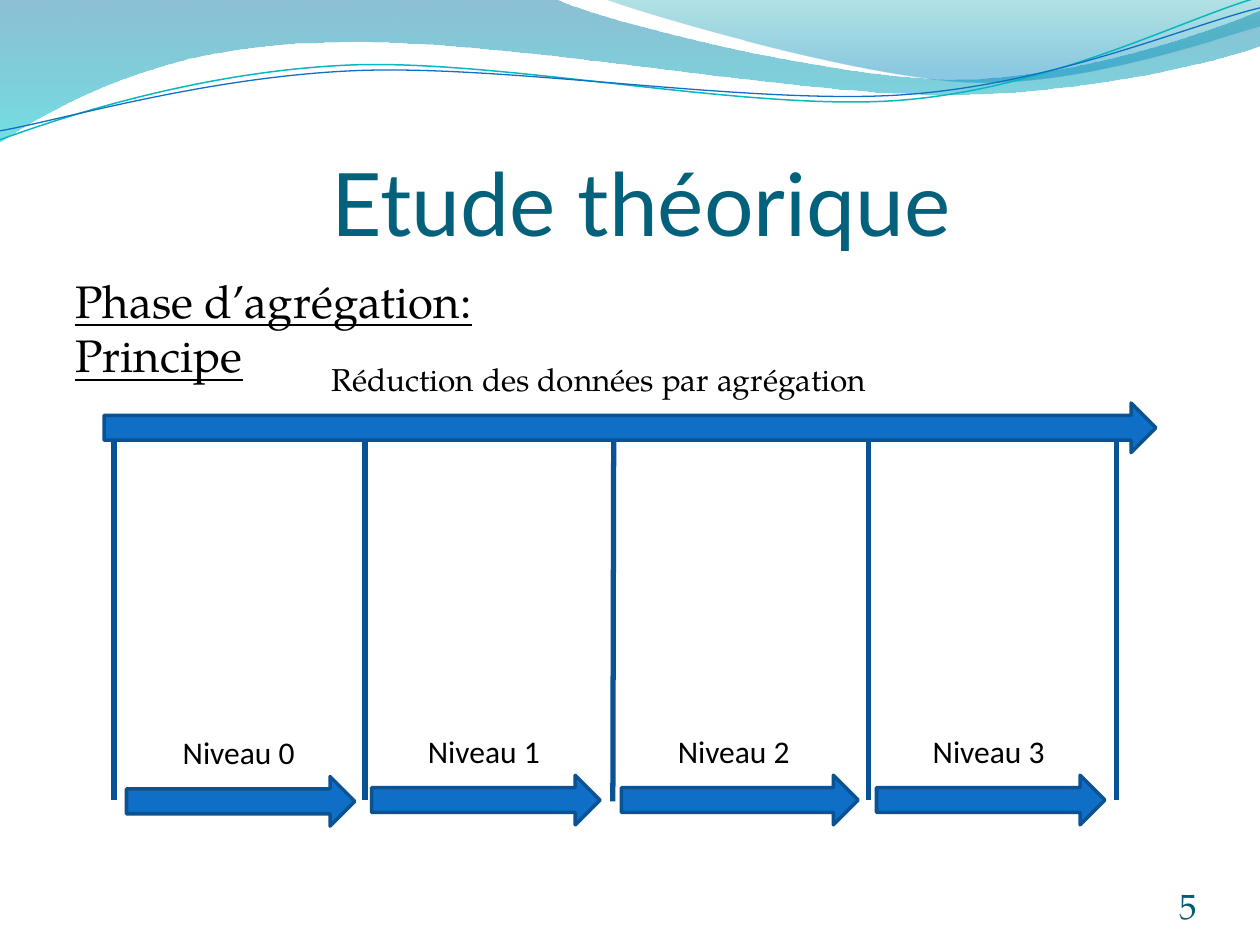
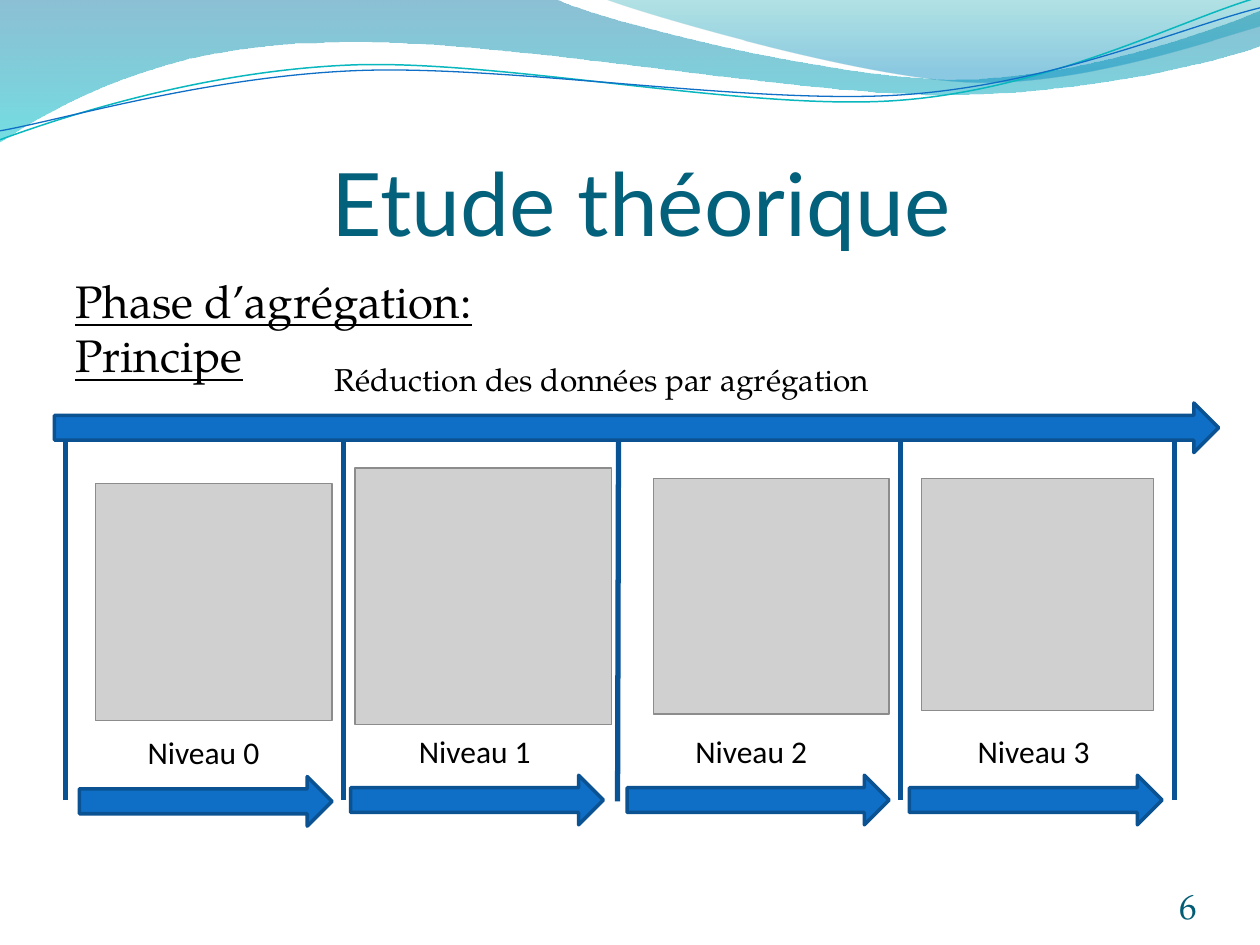
Before and after one commit to rogelja/Projet, a slide deck: slide 6 of PowerPoint/Présentation soutenance.pptx (slide 5 before the commit). Drawn at 1260x945 pixels with LibreOffice and Linux fonts; fonts in the diff are those of the drawing; grey boxes stand for pictures. Boxes give left, top, right and bottom in pixels: in the first picture for what was removed or moved away, otherwise in the second. Text is boxed around its words. In the diff, an @@ line names an element or a change of style, - is before the commit and + after.

```diff
--- a/PowerPoint/Présentation soutenance.pptx
+++ b/PowerPoint/Présentation soutenance.pptx
@@ right arrow: place and size @@
-right arrow at bbox=[105, 403, 1157, 452]
+right arrow at bbox=[54, 403, 1218, 452]
@@ line moved from (115, 800) - (115, 441) to (66, 800) - (66, 441) @@
@@ line moved from (365, 800) - (365, 441) to (344, 800) - (344, 441) @@
@@ line moved from (612, 801) - (614, 441) to (617, 801) - (619, 441) @@
@@ line moved from (868, 800) - (868, 441) to (901, 800) - (901, 441) @@
@@ line moved from (1116, 800) - (1116, 441) to (1174, 800) - (1174, 441) @@
@@ picture added at bbox=[355, 467, 612, 724] @@
@@ picture added at bbox=[653, 479, 888, 714] @@
@@ picture added at bbox=[921, 479, 1153, 711] @@
@@ picture added at bbox=[96, 484, 333, 721] @@
@@ text "Niveau 0": place and size @@
-text "Niveau 0" at bbox=[183, 742, 295, 765]
+text "Niveau 0" at bbox=[148, 742, 259, 765]
@@ text "Niveau 1": place and size @@
-text "Niveau 1" at bbox=[428, 741, 540, 764]
+text "Niveau 1" at bbox=[419, 741, 531, 764]
@@ text "Niveau 2": place and size @@
-text "Niveau 2" at bbox=[678, 741, 790, 764]
+text "Niveau 2" at bbox=[695, 741, 807, 764]
@@ text "Niveau 3": place and size @@
-text "Niveau 3" at bbox=[933, 741, 1045, 764]
+text "Niveau 3" at bbox=[978, 741, 1090, 764]
@@ right arrow: place and size @@
-right arrow at bbox=[126, 776, 354, 825]
+right arrow at bbox=[79, 776, 333, 825]
@@ right arrow: place and size @@
-right arrow at bbox=[372, 775, 600, 824]
+right arrow at bbox=[350, 775, 604, 824]
@@ right arrow: place and size @@
-right arrow at bbox=[621, 775, 858, 824]
+right arrow at bbox=[627, 775, 890, 824]
@@ right arrow: place and size @@
-right arrow at bbox=[877, 775, 1105, 824]
+right arrow at bbox=[910, 775, 1163, 824]
@@ page number at bbox=[1179, 895, 1197, 920]: text changed @@
-5
+6
```
Also in this commit, not shown: 7 other slides changed, 4 slides added, 2 slides removed, 4 other files.
